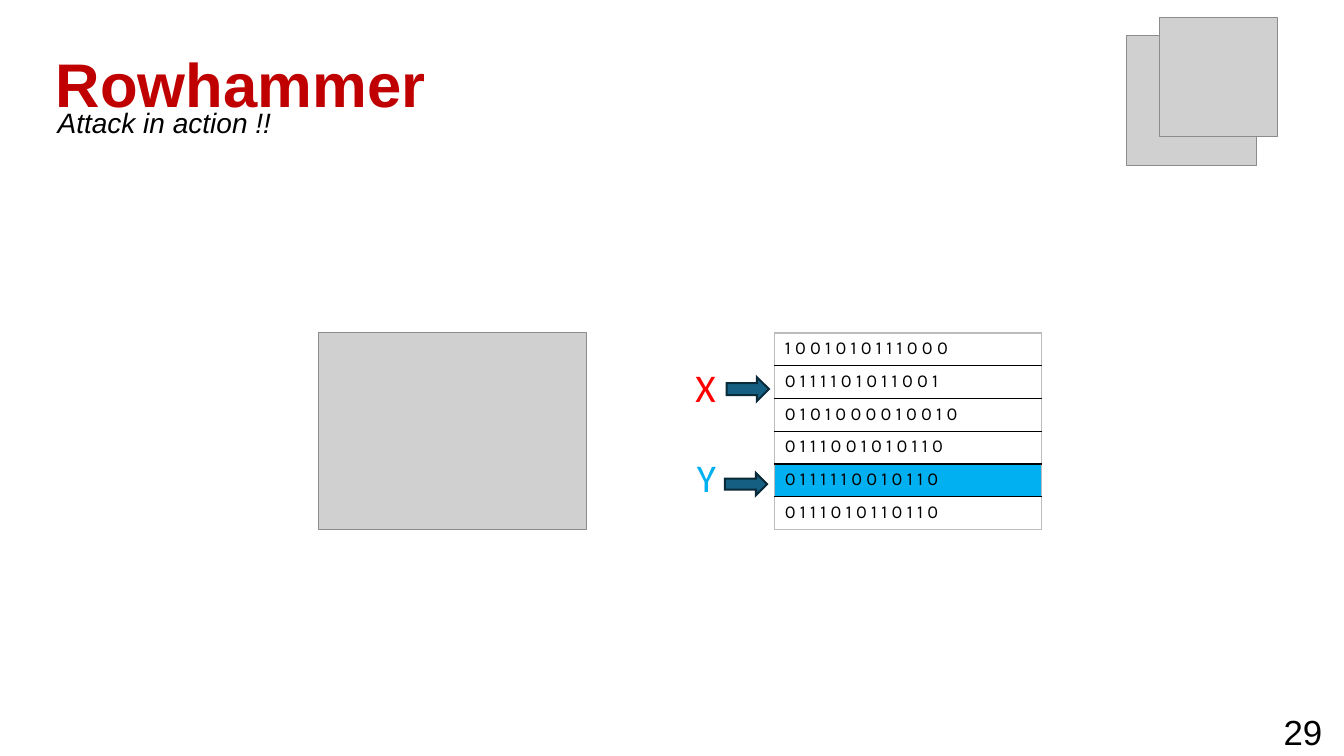
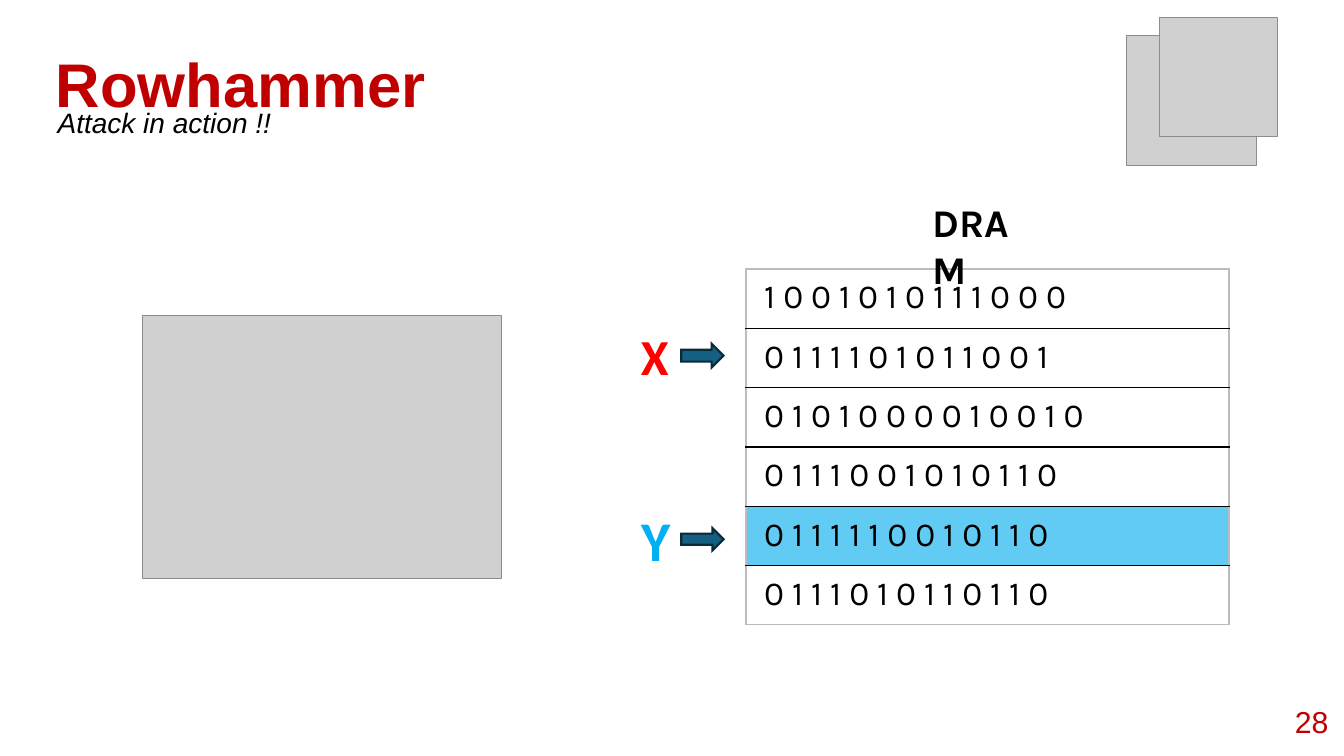
Before and after one commit to sroy729/FDP-Cybersecurity, a slide deck: slide 28 of slides/FDP-Cybersecurity.pptx (slide 29 before the commit). Drawn at 1344x756 pixels with LibreOffice and Linux fonts; fonts in the diff are those of the drawing; grey boxes stand for pictures. Boxes give left, top, right and bottom in pixels: in the first picture for what was removed or moved away, otherwise in the second. Text is boxed around its words. In the diff, an @@ line names an element or a change of style, - is before the commit and + after.

```diff
--- a/slides/FDP-Cybersecurity.pptx
+++ b/slides/FDP-Cybersecurity.pptx
@@ text added at (923, 194, 1053, 251), 28 pt, text #000000, bold @@
+DRAM
@@ table at (746, 269, 1229, 625) @@
@@ fill #00B0F0 to #61CBF4 in row 5, column 1 @@
@@ size 13 to 24 pt @@
@@ table: place and size @@
-table at (775, 333, 1043, 529)
+table at (746, 269, 1229, 625)
@@ picture: place and size @@
-picture at (319, 333, 587, 529)
+picture at (142, 316, 501, 579)
@@ text "X": place and size @@
-text "X" at (695, 377, 715, 402)
+text "X" at (641, 342, 669, 375)
@@ text "X" at (641, 342, 669, 375): size 28 to 36 pt, bold on @@
@@ right arrow: place and size @@
-right arrow at (727, 377, 769, 401)
+right arrow at (682, 344, 724, 368)
@@ text "Y": place and size @@
-text "Y" at (697, 467, 716, 492)
+text "Y" at (641, 524, 670, 561)
@@ text "Y" at (641, 524, 670, 561): size 28 to 40 pt, bold on @@
@@ right arrow: place and size @@
-right arrow at (725, 473, 767, 495)
+right arrow at (682, 528, 724, 551)
@@ page number added at (1295, 712, 1329, 734), 21.6 pt, text #C00000 @@
+28
@@ page number removed at (1284, 720, 1323, 746) @@
-29
```
Also in this commit, not shown: 30 other slides changed, 2 slides added, 1 slide removed.
